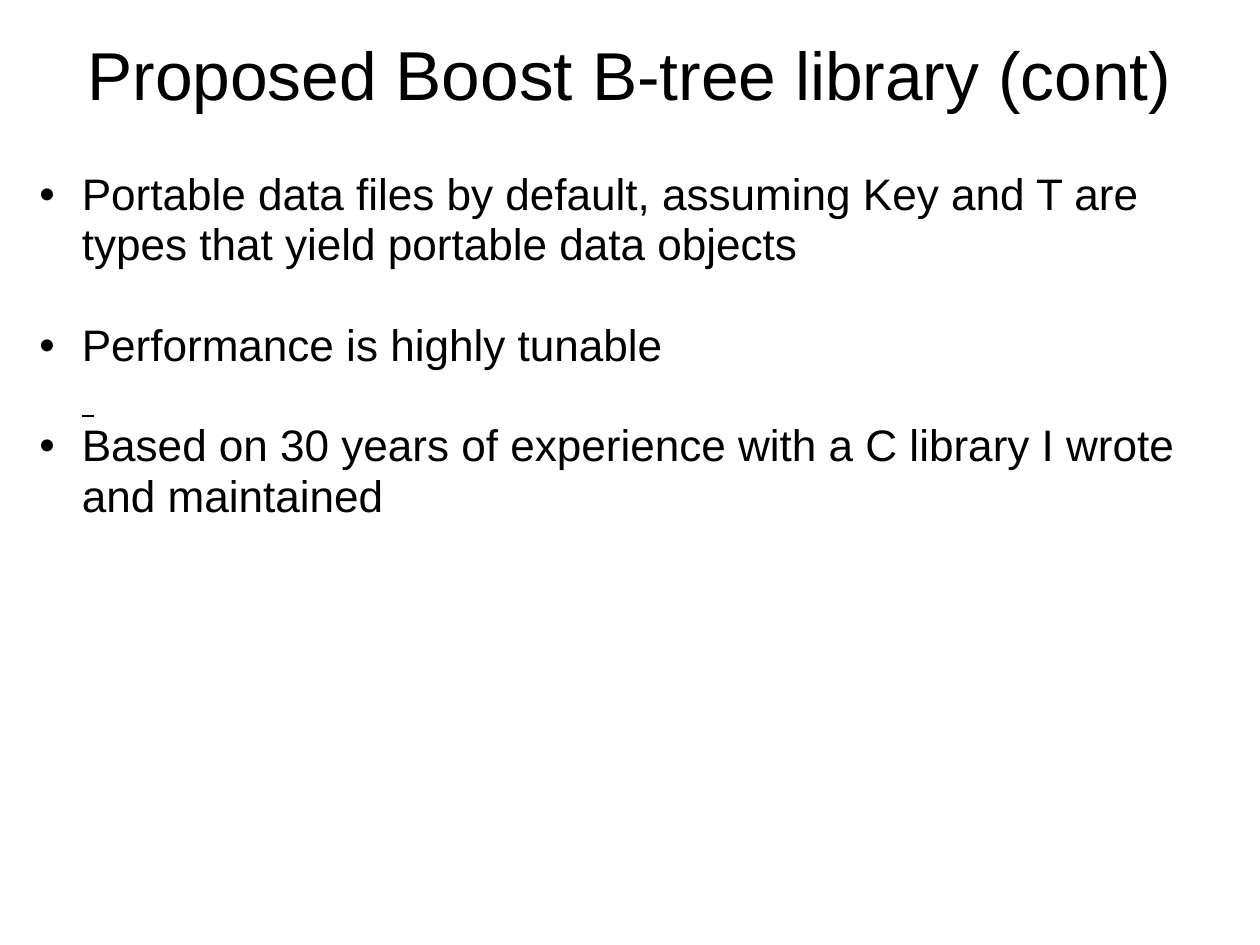
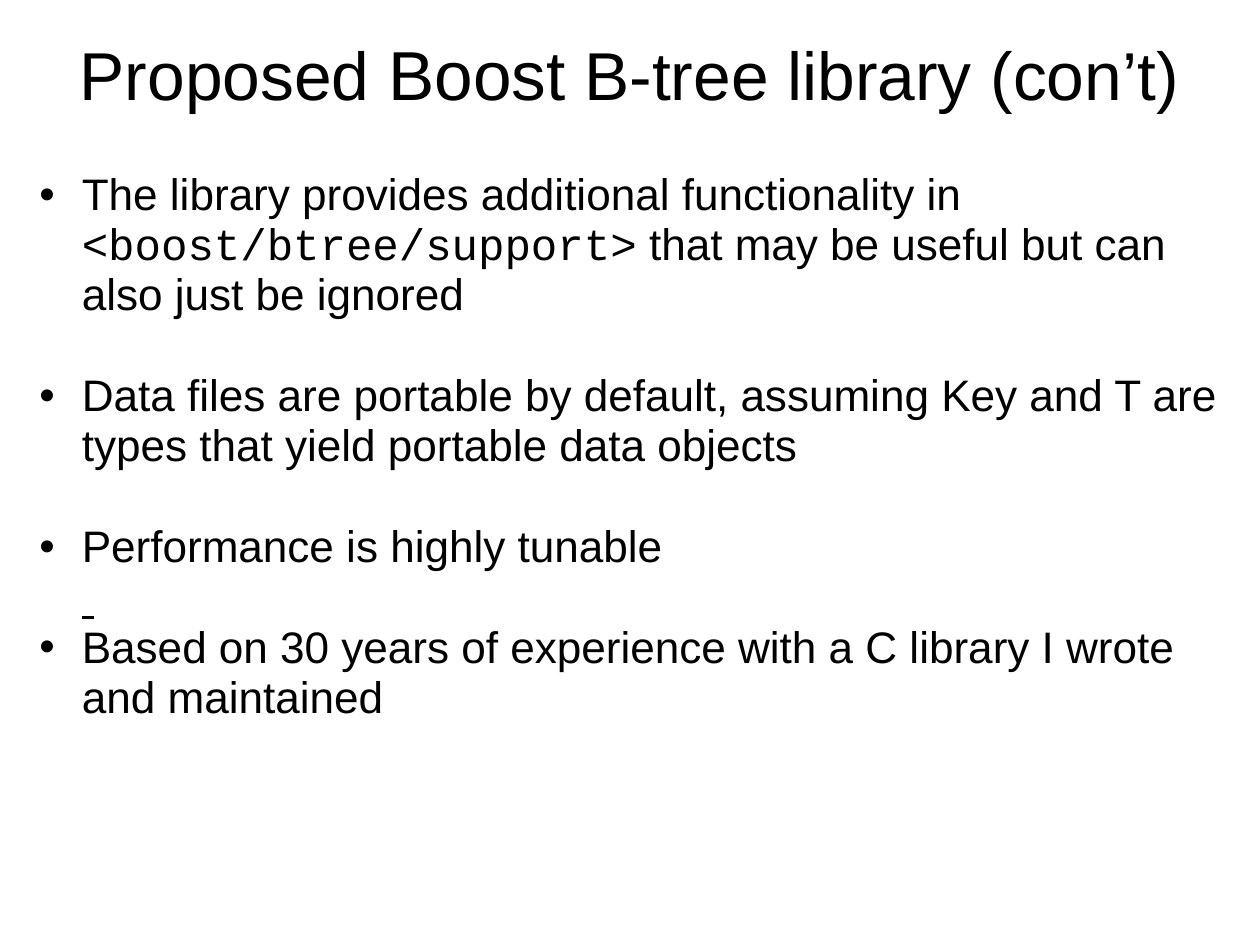
Before and after one commit to Beman/btree, a slide deck: slide 12 of libs/btree/doc/Proposed-B-tree-library.ppt (slide 10 before the commit). Drawn at 1260x945 pixels with LibreOffice and Linux fonts; fonts in the diff are those of the drawing; background and template pictures are left out. Boxes give left, top, right and bottom in pixels: in the first picture for what was removed or moved away, otherwise in the second. Text is boxed around its words. In the diff, an @@ line names an element or a change of style, - is before the commit and + after.

```diff
--- a/libs/btree/doc/Proposed-B-tree-library.ppt
+++ b/libs/btree/doc/Proposed-B-tree-library.ppt
@@ title at bbox=[80, 51, 1179, 113]: text changed @@
-Proposed Boost B-tree library (cont)
+Proposed Boost B-tree library (con’t)
@@ text at bbox=[82, 178, 1217, 470]: text changed @@
-  • Portable data files by default, assuming Key and T are types that yield portable data objects
+  • The library provides additional functionality in <boost/btree/support> that may be useful but can also just be ignored
+  • Data files are portable by default, assuming Key and T are types that yield portable data objects
```
Also in this commit, not shown: 15 other slides changed, 2 slides added.
